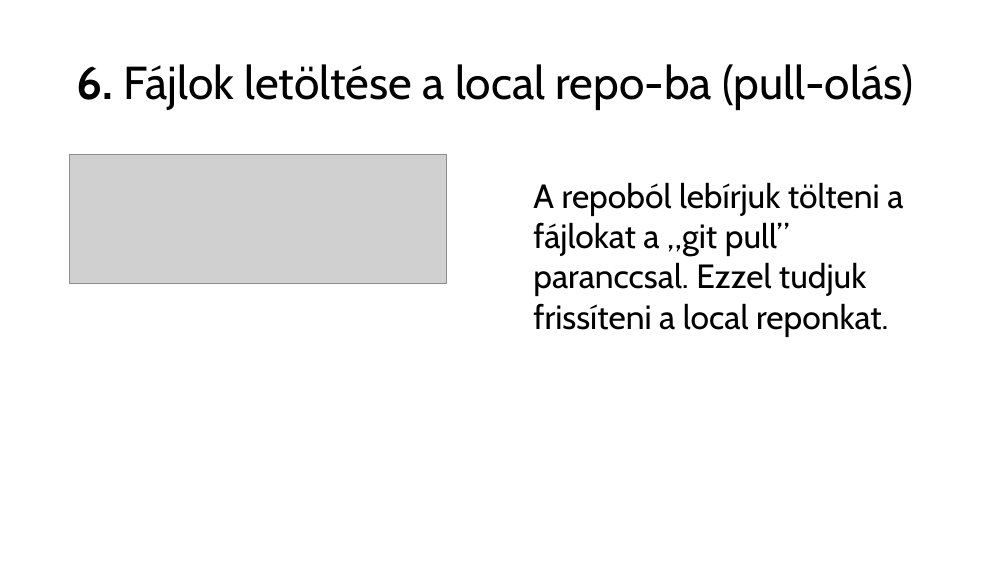
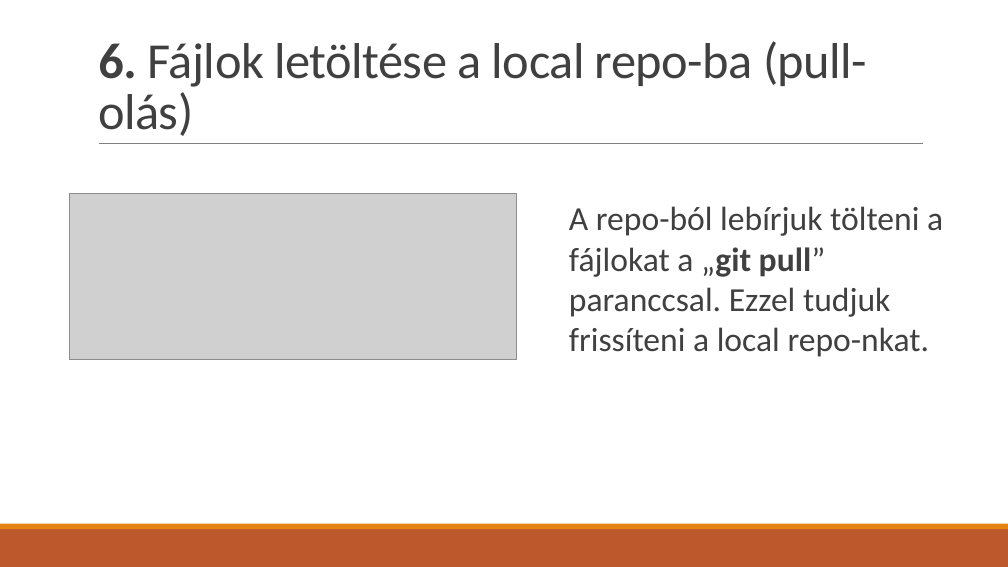
Before and after one commit to BognarBalint/Ikt_Projektmunka_2024-2025_Bogn-r_Roli_Kimi, a slide deck: slide 9 of Git_használat.pptx. Drawn at 1008x567 pixels with LibreOffice and Linux fonts; fonts in the diff are those of the drawing; grey boxes stand for pictures. Boxes give left, top, right and bottom in pixels: in the first picture for what was removed or moved away, otherwise in the second. Text is boxed around its words. In the diff, an @@ line names an element or a change of style, - is before the commit and + after.

```diff
--- a/Git_használat.pptx
+++ b/Git_használat.pptx
@@ title "6. Fájlok letöltése a local ...": place and size @@
-title "6. Fájlok letöltése a local ..." at (77,64,913,110)
+title "6. Fájlok letöltése a local ..." at (98,41,867,136)
@@ title "6. Fájlok letöltése a local ..." at (98,41,867,136): size 44 to 48 pt, font Cabin to Calibri, text colour #000000 to #404040, letter spacing 0 to -0.5 pt; line spacing 0.9 to 0.85; vertical alignment middle to bottom @@
@@ line added from (99, 144) to (923, 144), #808080 0.5 pt @@
@@ picture: place and size @@
-picture at (70,154,447,284)
+picture at (70,194,517,360)
@@ text at (569,206,943,357): text changed; font Cabin to Calibri; text colour #000000 to #404040 @@
-A repoból lebírjuk tölteni a fájlokat a „git pull” paranccsal. Ezzel tudjuk frissíteni a local reponkat.
+A repo-ból lebírjuk tölteni a fájlokat a „git pull” paranccsal. Ezzel tudjuk frissíteni a local repo-nkat.
@@ rectangle added at (0,529,1008,567), fill #BD582C @@
@@ rectangle added at (0,524,1008,529), fill #E48312 @@
```
Also in this commit, not shown: 10 other slides changed.
